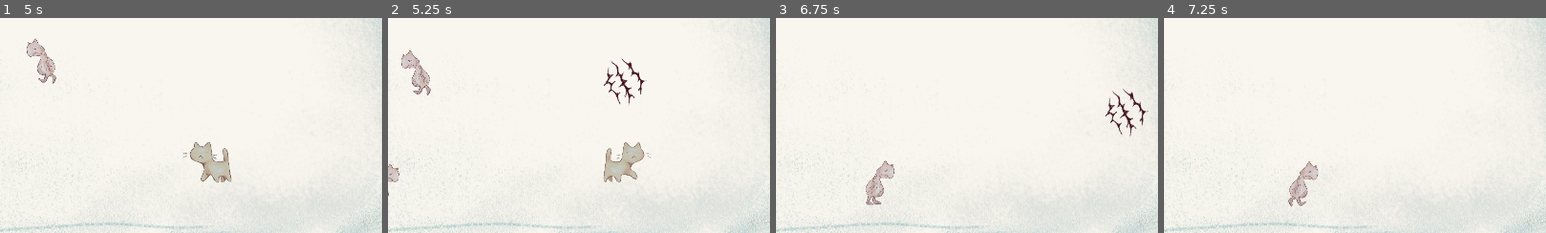
Above: before the commit, frames 1-4 (left to right).
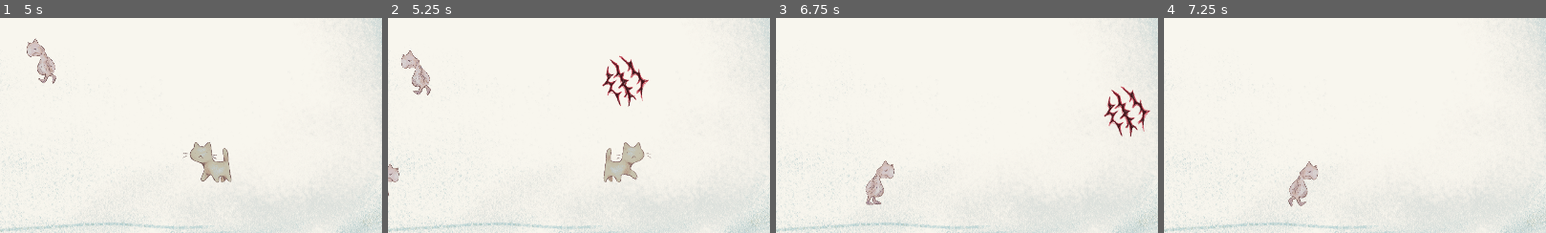
Above: after the commit, the same moments.

Repository: RobertKadak/GameCamp-2024
Game: Godot game, scene res://Menu folder/menu.tscn
The game is run twice, just before and just after one commit, with the same random seed, the same clock (stepped at 60 frames per second) and the same inputs.
Inputs (mouse positions are % of the whole screen's width and height, from its top left):
- Up to frame 1 (5 s): click (85, 49) at 0.5 s; tap Enter (ui_accept) at 1.25, 1.52, 2.27, 3.77, 4.52 s; move the mouse to (45, 70) at 1.27 s; hold Right mouse button (attack_ranged) 1.28-2.03 s; hold D (move_right) 1.28-2.78 s; click (45, 70) at 1.35 s; move the mouse to (80, 65) at 2.02 s; right-click (80, 65) at 2.1 s; click (80, 65) at 2.3 s; move the mouse to (20, 35) at 2.77 s; hold Right mouse button (attack_ranged) 2.78-3.53 s; hold A (move_left) from 2.78 s (still down); click (20, 35) at 2.85 s; move the mouse to (55, 50) at 3.52 s; right-click (55, 50) at 3.6 s; click (55, 50) at 3.8 s; move the mouse to (35, 25) at 4.27 s; hold Right mouse button (attack_ranged) from 4.28 s (still down); tap Shift (move_dash) at 4.35 s
- Up to frame 2 (5.25 s): move the mouse to (72, 45) at 5.02 s; release A (move_left) at 5.03 s; release Right mouse button (attack_ranged) at 5.03 s; hold D (move_right) from 5.03 s (still down); click (72, 45) at 5.1 s
- Up to frame 3 (6.75 s): keep holding D (move_right); tap Enter (ui_accept) at 5.27 s; move the mouse to (30, 55) at 5.77 s; hold Right mouse button (attack_ranged) 5.78-6.53 s; move the mouse to (60, 28) at 6.52 s; click (60, 28) at 6.6 s
- Up to frame 4 (7.25 s): keep holding D (move_right); tap Enter (ui_accept) at 6.77 s
The pictures show only the part of the screen within x 42-92%, y 44-94%; the shares and areas given below are measured in that part.

Frame 1 is identical in both runs. In frame 2, 0.7% of the frame differs, in the area x 56-69%, y 17-42%; in frame 3, 0.7%, in the area x 85-98%, y 31-56%; in frame 4, nothing differs.

Commit message:
Kinda fixed anims and longer degen

Diff:
--- a/characters/player/player.gd
+++ b/characters/player/player.gd
@@ -14,6 +14,9 @@
 @export var melee_timeout = .7
 @export var melee_timeout_counter = 0
 
+@export var ranged_timeout = 3
+@export var ranged_timeout_counter = 0
+
 @export var dash_distance = .08
 @export var dash_speed = 8
 @export var dash_timeout = 5
@@ -27,7 +30,7 @@
 @onready var world = get_parent()
 
 @onready var degen = ""
-@onready var degen_change_interval = 10
+@onready var degen_change_interval = 60
 @onready var degen_change_timer = 0
 @onready var notification_manager = get_tree().get_first_node_in_group("NotificationManager")
 @onready var noti1 = false
@@ -55,6 +58,7 @@
 
 	melee_timeout_counter = melee_timeout
 	dash_timeout_timer = dash_timeout
+	ranged_timeout_counter = ranged_timeout
 
 # Called every frame. 'delta' is the elapsed time since the previous frame.
 func _process(delta: float) -> void:
@@ -77,6 +81,7 @@
 	melee_timeout_counter += delta
 	dash_timeout_timer += delta
 	degen_change_timer += delta
+	ranged_timeout_counter += delta
 
 	if not charging_ranged_attack:
 		melee_animations(velocity)
@@ -105,10 +110,11 @@
 			dash_timeout_timer = 0
 
 func charge_ranged():
-	if Input.is_action_just_pressed("attack_ranged") and melee_timeout_counter > melee_timeout:
+	if Input.is_action_just_pressed("attack_ranged") and melee_timeout_counter > melee_timeout and ranged_timeout_counter > ranged_timeout:
 		charging_ranged_attack = true
 		charging_ranged_timer = 0
 		_animated_sprite.play("ranged" + degen)
+		_melee.get_node("MeleeAnimatedSprite2D").hide()
 
 func discharge_ranged(delta: float):
 	charging_ranged_timer += delta
@@ -120,8 +126,11 @@
 			var position_to_mouse = get_global_mouse_position() - global_position
 			projectile.global_position = global_position
 			projectile.direction = position_to_mouse.normalized()
+
+			ranged_timeout_counter = 0
+			melee_timeout_counter = 0
 		else:
-			pass # Attack failed
+			pass
 		_animated_sprite.stop()
 		charging_ranged_attack = false
 		_animated_sprite.play("walk" + degen)
@@ -143,12 +152,11 @@
 		i_hate_godot = 0
 		_animated_sprite.play("melee" + degen)
 		_melee.get_node("MeleeAnimatedSprite2D").show()
+		_melee.get_node("MeleeAnimatedSprite2D").frame = 0
 		_melee.get_node("MeleeAnimatedSprite2D").play("melee" + degen)
+
+		$Timer.start()
 	else:
-		if _melee.get_node("MeleeAnimatedSprite2D").frame == 2:
-			_melee.get_node("MeleeAnimatedSprite2D").stop()
-			_melee.get_node("MeleeAnimatedSprite2D").hide()
-
 		if i_hate_godot == 1 and _animated_sprite.frame == 0 and _animated_sprite.animation == "melee":
 			_animated_sprite.play("walk" + degen)
 
@@ -168,3 +176,10 @@
 
 func movement(velocity: Vector2, delta: float) -> void:
 	move_and_collide(velocity * speed * delta * speed_multi)
+
+
+func _on_timer_timeout() -> void:
+	_melee.get_node("MeleeAnimatedSprite2D").stop()
+	_melee.get_node("MeleeAnimatedSprite2D").hide()
+	_melee.get_node("MeleeAnimatedSprite2D").frame = 0
+	$Timer.stop()
--- a/characters/player/player.tscn
+++ b/characters/player/player.tscn
@@ -207,7 +207,7 @@
 }],
 "loop": true,
 "name": &"melee",
-"speed": 8.0
+"speed": 10.0
 }]
 
 [sub_resource type="RectangleShape2D" id="RectangleShape2D_ae8bp"]
@@ -239,3 +239,8 @@
 
 [node name="CollisionShape2D" type="CollisionShape2D" parent="Melee"]
 shape = SubResource("RectangleShape2D_ae8bp")
+
+[node name="Timer" type="Timer" parent="."]
+wait_time = 0.31
+
+[connection signal="timeout" from="Timer" to="." method="_on_timer_timeout"]
--- a/scenes/levels/level_1.tscn
+++ b/scenes/levels/level_1.tscn
@@ -64,20 +64,6 @@
 
 [node name="Player" parent="." groups=["Player"] instance=ExtResource("1_nkpfc")]
 position = Vector2(845, 273)
-speed = 400
-health = 100
-melee_attack_range = 200
-charging_ranged_attack = false
-charging_ranged_timer = 0
-is_vertical_switched = false
-is_horizontal_switched = false
-melee_timeout = 0.7
-melee_timeout_counter = 0
-dash_distance = 0.08
-dash_speed = 8
-dash_timeout = 5
-dash_timeout_timer = 0
-speed_multi = 1
 
 [node name="enemy" parent="." node_paths=PackedStringArray("target_to_chase") instance=ExtResource("2_7dsv0")]
 target_to_chase = NodePath("../Player")
